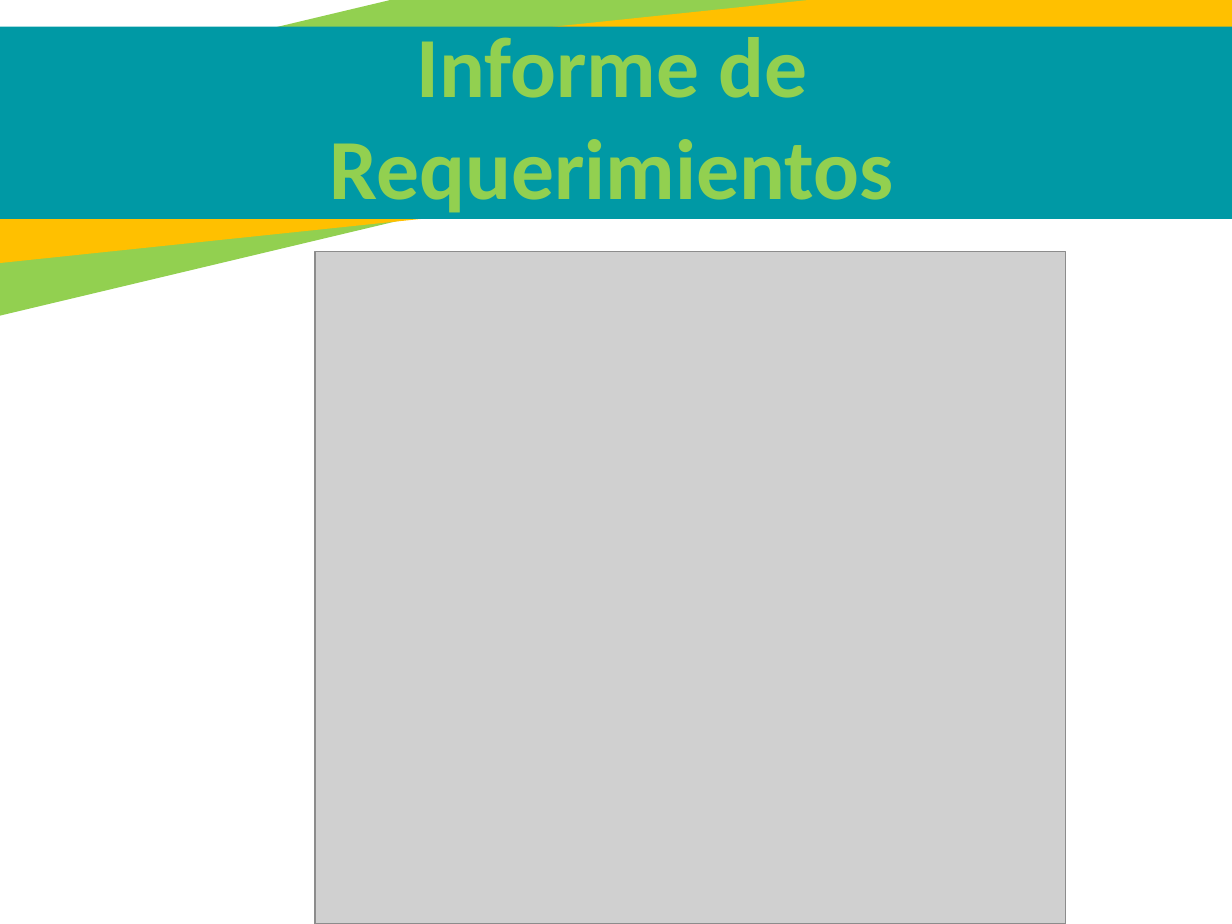
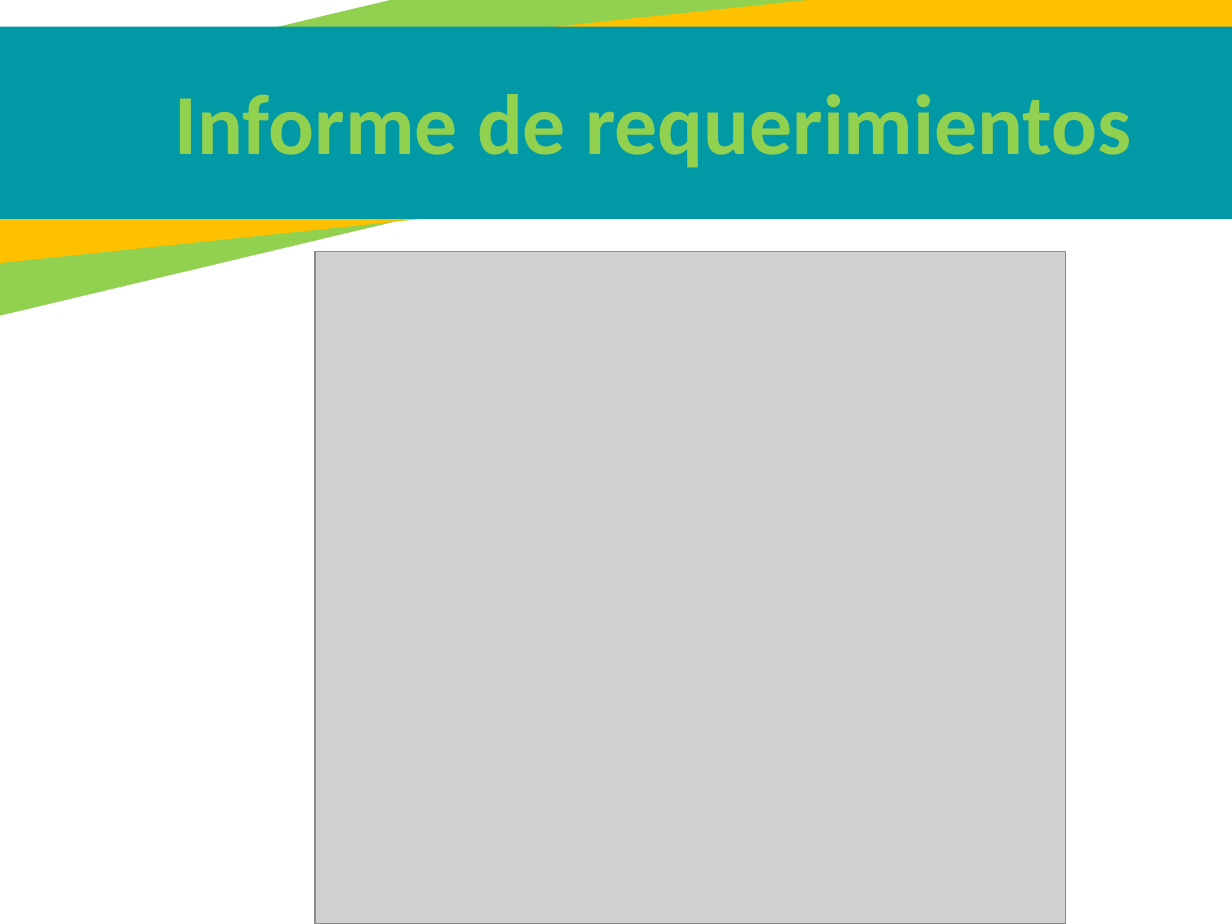
Before and after one commit to juannicolasvargas/SANF-solutions-helps, a slide deck: slide 21 of Sexto Trimestre/PresentacionV6 terminar- 1012.pptx (slide 18 before the commit). Drawn at 1232x924 pixels with LibreOffice and Linux fonts; fonts in the diff are those of the drawing; grey boxes stand for pictures. Boxes give left, top, right and bottom in pixels: in the first picture for what was removed or moved away, otherwise in the second. Text is boxed around its words. In the diff, an @@ line names an element or a change of style, - is before the commit and + after.

```diff
--- a/Sexto Trimestre/PresentacionV6 terminar- 1012.pptx
+++ b/Sexto Trimestre/PresentacionV6 terminar- 1012.pptx
@@ text at (175, 94, 1131, 168): text changed @@
-Informe de Requerimientos
+Informe de requerimientos
```
Also in this commit, not shown: 22 other slides changed, 37 slides added, 13 slides removed.
